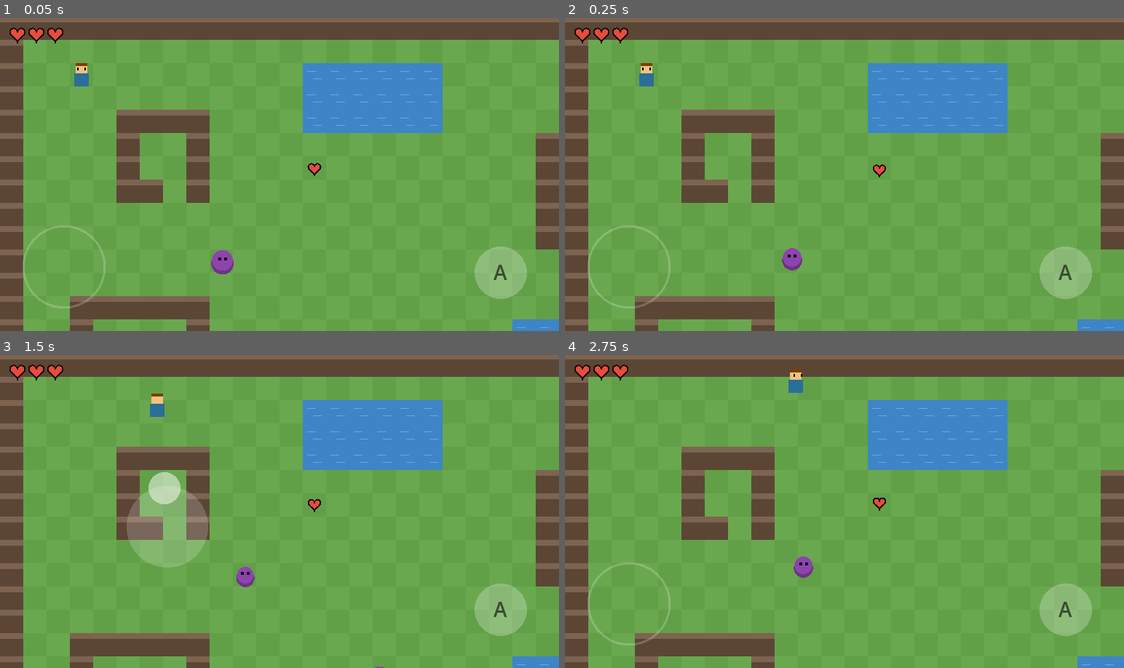
Above: before the commit, frames 1-4 (two rows, left to right).
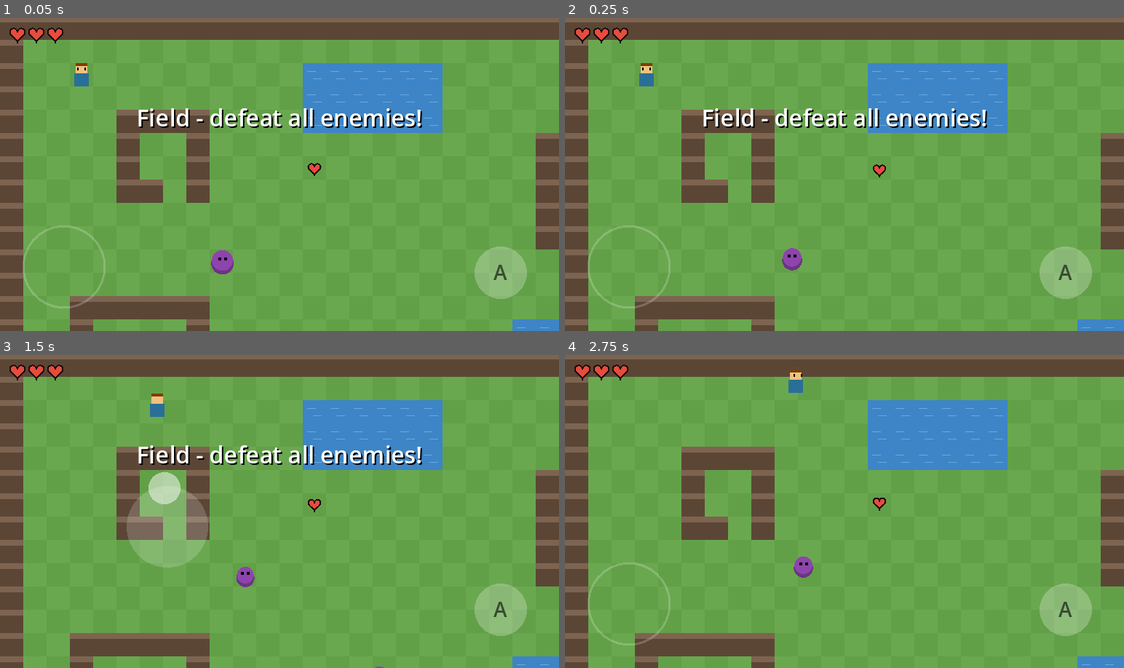
Above: after the commit, the same moments.

Repository: Kevin-hello06/DS-Style-Game
Game: Godot game, scene res://scenes/main.tscn
Two runs of this game, one before a commit and one after it. Both use one fixed random seed, a clock stepped at 60 frames per second and the inputs below.
Inputs (mouse positions are in pixels of both pictures, inside the frame that each line leads up to):
- Up to frame 1 (0.05 s): no input
- Up to frame 2 (0.25 s): no input
- Up to frame 3 (1.5 s): move the mouse to (402, 495) at 0.52 s; hold D (move_right) 0.53-1.25 s; tap Space (attack) at 0.6 s; click (402, 495) at 0.67 s; drag from (167, 527) to (156, 411) at 1.27 s
- Up to frame 4 (2.75 s): move the mouse to (900, 442) at 2.02 s; hold D (move_right) from 2.03 s (still down); tap Z at 2.1 s

The runs differ from the first frame. In frame 1, 1.6% of the frame differs, in the area x 24-76%, y 28-36%; in frame 2, 1.6%; in frame 3, 1.6%; in frame 4, nothing differs.

Commit message:
multiple stages, one at a time

Diff:
--- a/scripts/main.gd
+++ b/scripts/main.gd
@@ -1,61 +1,122 @@
 extends Node2D
-## Builds the world from the ASCII map below, spawns everything, and wires up
+## Builds the current area from its ASCII map, spawns everything, and wires up
 ## the HUD and touch controls.
 ##
 ## Map legend:
 ##   #  wall          ~  water (blocks movement)
-##   .  grass         P  player start
+##   .  floor         P  player start (first area only)
 ##   E  enemy         H  heart pickup
-## The outer border is always solid, so rows don't need perfect lengths.
+##   1-9  door: walks you to the area named in DOORS. The matching digit in
+##        that area is where you come out.
+## The outer border is always solid (except doors), so rows don't need perfect lengths.
 
 const TILE := 16
 
-const MAP: Array[String] = [
-	"########################################",
-	"#......................................#",
-	"#..P.........~~~~~~....................#",
-	"#............~~~~~~.........E..........#",
-	"#....####....~~~~~~....................#",
-	"#....#..#..............#######.........#",
-	"#....#..#....H.........#.....#.........#",
-	"#....##.#..............#..E..#.........#",
-	"#......................#.....#.........#",
-	"#......................###.###.........#",
-	"#........E.............................#",
-	"#......................................#",
-	"#..######..........................E...#",
-	"#..#....#.............~~~~~............#",
-	"#..#.H..#.............~~~~~............#",
-	"#..#....#.......E.....~~~~~............#",
-	"#..###.##..............................#",
-	"#..........................####........#",
-	"#.....E....................#..#....E...#",
-	"#..........~~~~............#H.#........#",
-	"#..........~~~~............##.#........#",
-	"#......................................#",
-	"#......................................#",
-	"########################################",
-]
+const AREAS := {
+	"field": [
+		"########################################",
+		"#......................................#",
+		"#..P.........~~~~~~....................#",
+		"#............~~~~~~.........E..........#",
+		"#....####....~~~~~~....................#",
+		"#....#..#..............#######.........#",
+		"#....#..#....H.........#.....#.........#",
+		"#....##.#..............#..E..#.........#",
+		"#......................#.....#.........#",
+		"#......................###.###.........#",
+		"#........E.............................#",
+		"#......................................1",
+		"#..######..........................E...1",
+		"#..#....#.............~~~~~............#",
+		"#..#.H..#.............~~~~~............#",
+		"#..#....#.......E.....~~~~~............#",
+		"#..###.##..............................#",
+		"#..........................####........#",
+		"#.....E....................#..#....E...#",
+		"#..........~~~~............#H.#........#",
+		"#..........~~~~............##.#........#",
+		"#......................................#",
+		"#......................................#",
+		"##################22####################",
+	],
+	"cave": [
+		"##############################",
+		"#............................#",
+		"#..####........E.......####..#",
+		"#..#..#................#..#..#",
+		"#..#..#.....######.....#..#..#",
+		"#...........#....#...........#",
+		"#.....E.....#..H.#.......E...#",
+		"#...........#....#...........#",
+		"#...........##.###...........#",
+		"1............................#",
+		"1.........E..........E.......#",
+		"#............................#",
+		"#..~~~~..............~~~~....#",
+		"#..~~~~.......H......~~~~....#",
+		"#............................#",
+		"##############################",
+	],
+	"lake": [
+		"##################22####################",
+		"#......................................#",
+		"#......................................#",
+		"#.....~~~~~~~~~~~~~~~~~~~~~~~~~~.......#",
+		"#.....~~~~~~~~~~~~~~~~~~~~~~~~~~.......#",
+		"#.....~~~~~~~~~~~~~~~~~~~~~~~~~~...E...#",
+		"#.....~~~~~~~~~~~~~~~~~~~~~~~~~~.......#",
+		"#..E...................................#",
+		"#.................................H....#",
+		"#..........E..............E............#",
+		"#......................................#",
+		"########################################",
+	],
+}
+
+## Where each door digit leads, per area.
+const DOORS := {
+	"field": {"1": "cave", "2": "lake"},
+	"cave": {"1": "field"},
+	"lake": {"2": "field"},
+}
+
+## Floor colours per area (checkerboard pair), so each area feels different.
+const FLOOR_COLORS := {
+	"field": [Color("#6aa84f"), Color("#62a048")],
+	"cave": [Color("#5d5a6b"), Color("#565363")],
+	"lake": [Color("#c9b47a"), Color("#c2ad72")],
+}
+
+## Static vars survive the scene reload we use to switch areas.
+static var area := "field"
+static var arrive_door := ""      # door digit we came through ("" = use P)
+static var saved_health := -1     # -1 = full health
+static var cleared := {}          # areas already cleared: their doors stay open
 
 const ENEMY_HEART_DROP_CHANCE := 0.35
 
-const COLOR_GRASS_A := Color("#6aa84f")
-const COLOR_GRASS_B := Color("#62a048")
 const COLOR_WALL := Color("#5b4636")
 const COLOR_WALL_TOP := Color("#7d6450")
 const COLOR_WATER := Color("#3d85c6")
 const COLOR_WATER_SHINE := Color("#6fa8dc")
-
+const COLOR_DOOR := Color("#1b1410")
+
+var map: Array = []
 var map_size := Vector2i.ZERO
 var player: Player
 var hud: Hud
 var enemies_left := 0
+var _leaving := false
+var doors_locked := false
+var _doors := {}                  # door Area2D -> digit
+var _door_blockers: StaticBody2D  # solid boxes over the doors while locked
 
 
 func _ready() -> void:
 	_setup_input()
 	_build_world()
 	_build_ui()
+	hud.show_message(area.capitalize() + ("" if not doors_locked else " - defeat all enemies!"), 2.0)
 
 
 # --- Input -----------------------------------------------------------------
@@ -82,19 +143,44 @@
 
 # --- World -----------------------------------------------------------------
 
+func _is_door(t: String) -> bool:
+	return t.length() == 1 and t >= "1" and t <= "9"
+
+
+func _raw_tile(x: int, y: int) -> String:
+	if y >= 0 and y < map.size() and x >= 0 and x < map[y].length():
+		return map[y][x]
+	return "."
+
+
 func _tile_at(x: int, y: int) -> String:
+	var t := _raw_tile(x, y)
+	if _is_door(t):
+		return t
 	if x <= 0 or y <= 0 or x >= map_size.x - 1 or y >= map_size.y - 1:
 		return "#"
-	if y < MAP.size() and x < MAP[y].length():
-		return MAP[y][x]
-	return "."
+	return t
+
+
+func _tile_center(cell: Vector2i) -> Vector2:
+	return Vector2(cell) * TILE + Vector2(TILE, TILE) * 0.5
+
+
+## The first walkable tile next to a door, so we don't spawn on top of it.
+func _spawn_next_to(cell: Vector2i) -> Vector2:
+	for dir in [Vector2i.DOWN, Vector2i.UP, Vector2i.RIGHT, Vector2i.LEFT]:
+		var c: Vector2i = cell + dir
+		if _tile_at(c.x, c.y) in [".", "P", "H"]:
+			return _tile_center(c)
+	return _tile_center(cell)
 
 
 func _build_world() -> void:
+	map = AREAS[area]
 	var width := 0
-	for row in MAP:
+	for row in map:
 		width = maxi(width, row.length())
-	map_size = Vector2i(width, MAP.size())
+	map_size = Vector2i(width, map.size())
 
 	# All solid tiles share one static body; each tile adds a box shape.
 	var solids := StaticBody2D.new()
@@ -103,14 +189,22 @@
 	solids.collision_mask = 0
 	add_child(solids)
 
+	_door_blockers = StaticBody2D.new()
+	_door_blockers.name = "DoorBlockers"
+	_door_blockers.collision_layer = Layers.WORLD
+	_door_blockers.collision_mask = 0
+	add_child(_door_blockers)
+
 	var player_pos := Vector2(TILE * 2, TILE * 2)
+	var arrive_pos := Vector2.INF
 	var enemy_spots: Array[Vector2] = []
 	var heart_spots: Array[Vector2] = []
 
 	for y in map_size.y:
 		for x in map_size.x:
-			var center := Vector2(x, y) * TILE + Vector2(TILE, TILE) * 0.5
-			match _tile_at(x, y):
+			var center := _tile_center(Vector2i(x, y))
+			var t := _tile_at(x, y)
+			match t:
 				"#", "~":
 					var shape := CollisionShape2D.new()
 					var rect := RectangleShape2D.new()
@@ -124,12 +218,22 @@
 					enemy_spots.append(center)
 				"H":
 					heart_spots.append(center)
+				_:
+					if _is_door(t):
+						_add_door(center, t)
+						if t == arrive_door and arrive_pos == Vector2.INF:
+							arrive_pos = _spawn_next_to(Vector2i(x, y))
+
+	if arrive_pos != Vector2.INF:
+		player_pos = arrive_pos
 
 	queue_redraw()
 
 	player = Player.new()
 	player.name = "Player"
 	player.position = player_pos
+	if saved_health > 0:
+		player.health = saved_health
 	add_child(player)
 	player.died.connect(_on_player_died)
 
@@ -147,6 +251,51 @@
 	for spot in heart_spots:
 		_spawn_heart(spot)
 
+	# Lock the doors until every enemy is beaten (unless cleared before).
+	doors_locked = enemies_left > 0 and not cleared.has(area)
+	if not doors_locked:
+		_door_blockers.queue_free()
+		_door_blockers = null
+
+
+func _add_door(at: Vector2, digit: String) -> void:
+	var door := Area2D.new()
+	door.position = at
+	door.collision_layer = 0
+	door.collision_mask = Layers.PLAYER
+	var shape := CollisionShape2D.new()
+	var rect := RectangleShape2D.new()
+	# Slightly bigger than a tile, so bumping a locked door still registers.
+	rect.size = Vector2(TILE + 4, TILE + 4)
+	shape.shape = rect
+	door.add_child(shape)
+
+	var block := CollisionShape2D.new()
+	var block_rect := RectangleShape2D.new()
+	block_rect.size = Vector2(TILE, TILE)
+	block.shape = block_rect
+	block.position = at
+	_door_blockers.add_child(block)
+	door.body_entered.connect(func(body: Node2D) -> void:
+		if body is Player:
+			_go_through(digit))
+	add_child(door)
+	_doors[door] = digit
+
+
+func _go_through(digit: String) -> void:
+	if _leaving or not DOORS.get(area, {}).has(digit):
+		return
+	if doors_locked:
+		hud.show_message("Defeat all enemies first!", 1.5)
+		return
+	_leaving = true
+	saved_health = player.health
+	arrive_door = digit
+	area = DOORS[area][digit]
+	# Deferred: we're inside a physics callback right now.
+	get_tree().reload_current_scene.call_deferred()
+
 
 func _spawn_enemy(at: Vector2) -> void:
 	var enemy := Enemy.new()
@@ -164,10 +313,13 @@
 
 
 func _draw() -> void:
+	var floor_a: Color = FLOOR_COLORS[area][0]
+	var floor_b: Color = FLOOR_COLORS[area][1]
 	for y in map_size.y:
 		for x in map_size.x:
 			var r := Rect2(Vector2(x, y) * TILE, Vector2(TILE, TILE))
-			match _tile_at(x, y):
+			var t := _tile_at(x, y)
+			match t:
 				"#":
 					draw_rect(r, COLOR_WALL)
 					draw_rect(Rect2(r.position, Vector2(TILE, 4)), COLOR_WALL_TOP)
@@ -176,7 +328,13 @@
 					draw_line(r.position + Vector2(3, 6), r.position + Vector2(9, 6), COLOR_WATER_SHINE)
 					draw_line(r.position + Vector2(7, 11), r.position + Vector2(13, 11), COLOR_WATER_SHINE)
 				_:
-					draw_rect(r, COLOR_GRASS_A if (x + y) % 2 == 0 else COLOR_GRASS_B)
+					draw_rect(r, floor_a if (x + y) % 2 == 0 else floor_b)
+					if _is_door(t):
+						draw_rect(r.grow(-2), COLOR_DOOR)
+						if doors_locked:  # bars
+							for i in 3:
+								var bx := r.position.x + 4 + i * 4
+								draw_line(Vector2(bx, r.position.y + 2), Vector2(bx, r.end.y - 2), COLOR_WALL_TOP, 2.0)
 
 
 # --- UI & game flow --------------------------------------------------------
@@ -201,12 +359,28 @@
 	if randf() < ENEMY_HEART_DROP_CHANCE:
 		# Deferred: we may be inside a physics callback right now.
 		_spawn_heart.call_deferred(at)
-	if enemies_left <= 0:
-		hud.show_message("Area cleared!")
+	if enemies_left <= 0 and doors_locked:
+		_unlock_doors()
+
+
+func _unlock_doors() -> void:
+	doors_locked = false
+	cleared[area] = true
+	if is_instance_valid(_door_blockers):
+		_door_blockers.queue_free()
+	_door_blockers = null
+	queue_redraw()
+	hud.show_message("Area cleared! The doors are open.")
+	# If the player is already standing against a door, let them through now.
+	for door in _doors:
+		if door.overlaps_body(player):
+			_go_through(_doors[door])
+			break
 
 
 func _on_player_died() -> void:
 	hud.show_message("You fell...")
 	player.set_physics_process(false)
+	saved_health = -1      # come back with full hearts, at the door you came in by
 	await get_tree().create_timer(1.5).timeout
 	get_tree().reload_current_scene()
